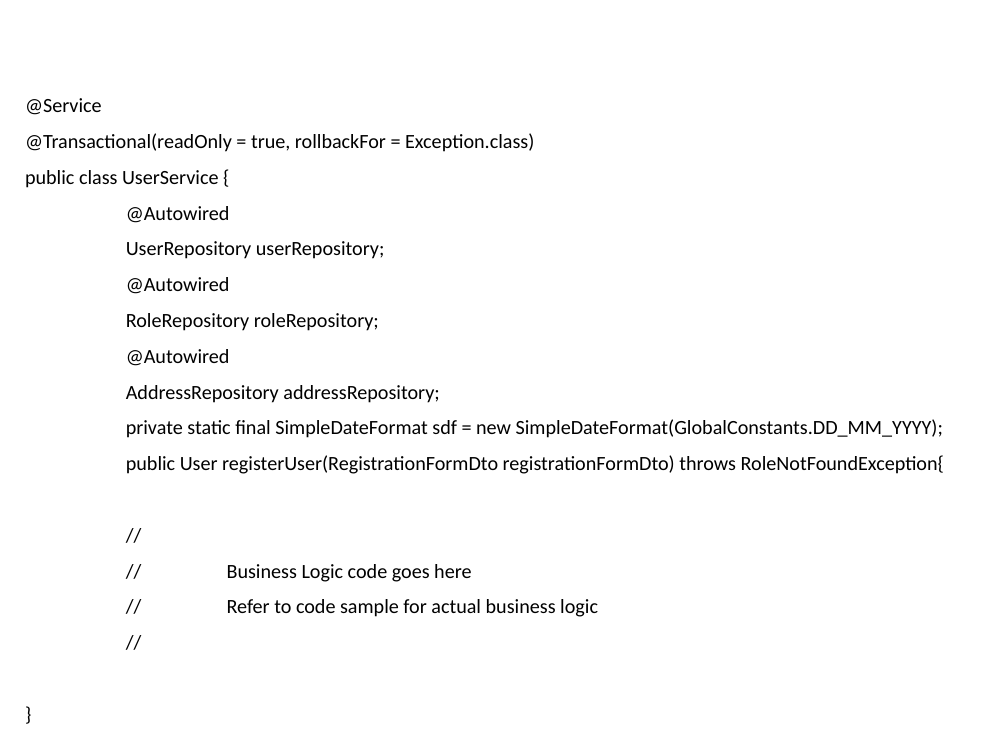
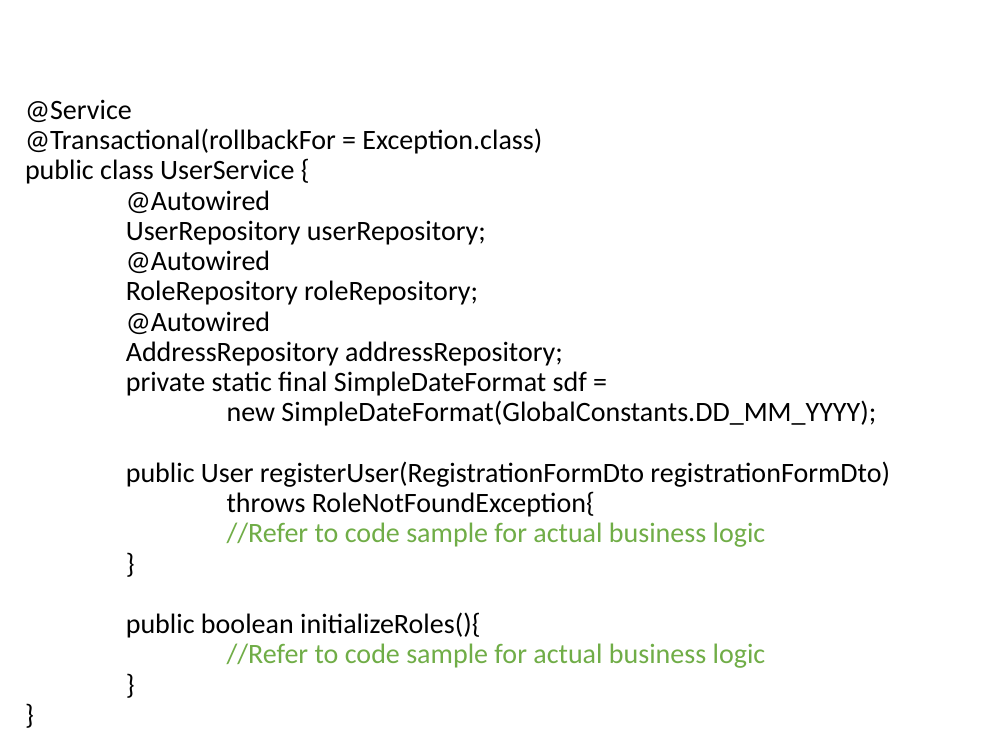
Before and after one commit to vishalrangras/spring-boot-sample, a slide deck: slide 70 of Developing with Spring Boot.pptx (slide 68 before the commit). Drawn at 1008x756 pixels with LibreOffice and Linux fonts; fonts in the diff are those of the drawing; background and template pictures are left out. Boxes give left, top, right and bottom in pixels: in the first picture for what was removed or moved away, otherwise in the second. Text is boxed around its words. In the diff, an @@ line names an element or a change of style, - is before the commit and + after.

```diff
--- a/Developing with Spring Boot.pptx
+++ b/Developing with Spring Boot.pptx
@@ text at (25, 99, 890, 517): size 14.4 to 20 pt in "@Service", "public class UserService {", "@Autowired", "UserRepository userRepository;" and 5 more places; less space between paragraphs @@
@@ text at (25, 128, 542, 154): text changed; size 14.4 to 20 pt @@
-@Transactional(readOnly = true, rollbackFor = Exception.class)
+@Transactional(rollbackFor = Exception.class)
@@ text at (126, 341, 876, 426): text changed; size 14.4 to 20 pt @@
-AddressRepository addressRepository;
-private static final SimpleDateFormat sdf = new SimpleDateFormat(GlobalConstants.DD_MM_YYYY);
+AddressRepository addressRepository;
+private static final SimpleDateFormat sdf =
+new SimpleDateFormat(GlobalConstants.DD_MM_YYYY);
@@ text at (227, 522, 766, 547): text changed; size 14.4 to 20 pt; text colour #000000 to #70AD47 @@
-//
-// Business Logic code goes here
-// Refer to code sample for actual business logic
-//
+//Refer to code sample for actual business logic
@@ text at (126, 612, 766, 668): paragraphs added @@
+public boolean initializeRoles(){
+//Refer to code sample for actual business logic
+}
+}
```
Also in this commit, not shown: 15 other slides changed, 8 slides added.
